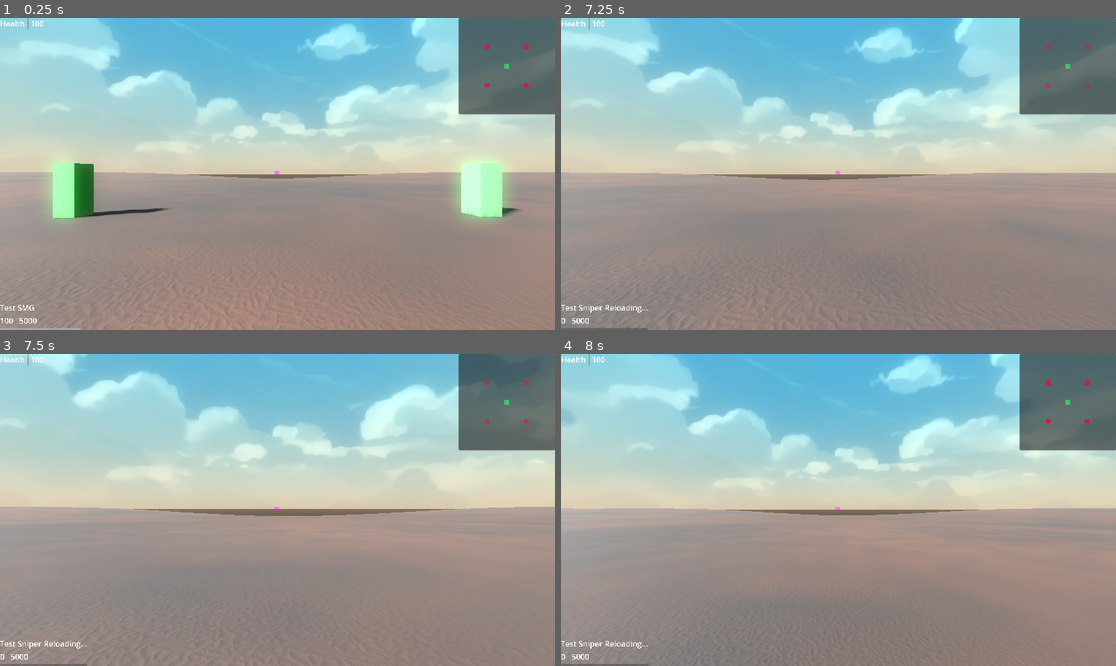
Above: before the commit, frames 1-4 (two rows, left to right).
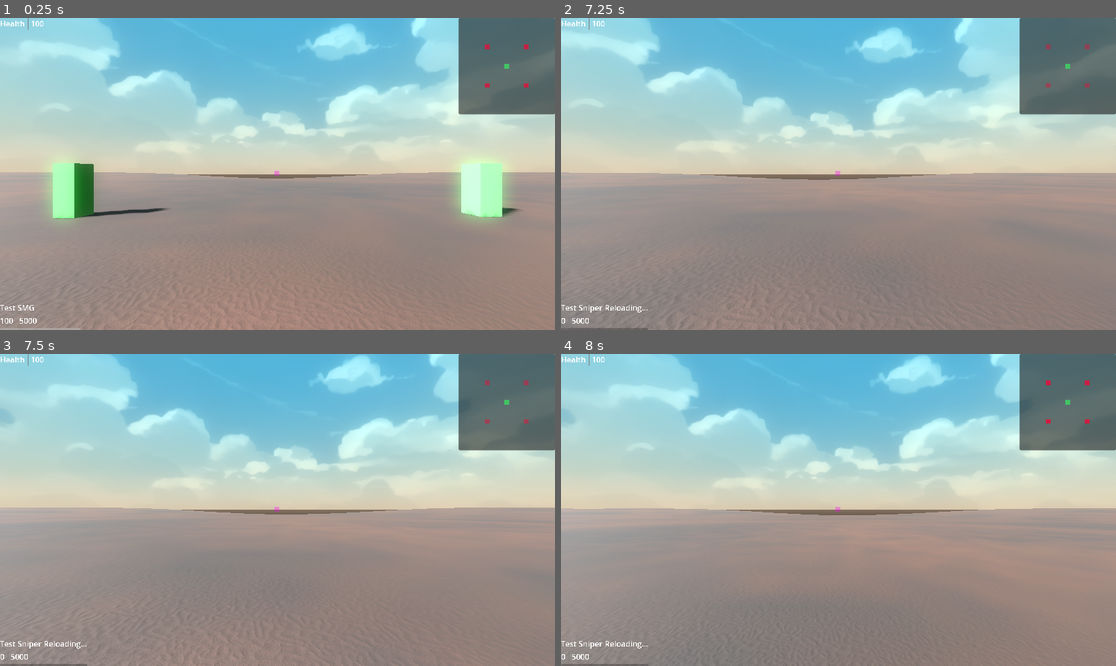
Above: after the commit, the same moments.

Repository: mabanana/FPS-Project-A
Game: Godot game, scene res://test_scene.tscn
The game is run twice, just before and just after one commit, with the same random seed, the same clock (stepped at 60 frames per second) and the same inputs.
Inputs (mouse positions are in pixels of both pictures, inside the frame that each line leads up to):
- Up to frame 1 (0.25 s): no input
- Up to frame 2 (7.25 s): tap Enter (ui_accept) at 0.5, 0.77, 1.52, 3.02, 3.77, 4.52, 6.02, 6.77 s; move the mouse to (866, 174) at 0.52 s; hold Right mouse button (right_click) 0.53-1.28 s; hold Up (ui_up) 0.53-5.78 s; tap Shift (sprint) at 0.8, 1.35, 2.3, 3.8, 5.3, 6.8 s; move the mouse to (810, 174) at 1.27 s; right-click (810, 174) at 1.55 s; move the mouse to (849, 167) at 2.02 s; hold Q (drop_equip) 2.03-2.78 s; move the mouse to (832, 180) at 2.77 s; tap 1 (hotkey_1) at 2.85 s; right-click (832, 180) at 3.05 s; move the mouse to (877, 177) at 3.52 s; hold 2 (hotkey_2) 3.53-4.28 s; tap R (reload) at 4.15 s; move the mouse to (794, 170) at 4.27 s; tap 3 (hotkey_3) at 4.35 s; right-click (794, 170) at 4.55 s; move the mouse to (844, 174) at 5.02 s; hold 4 (hotkey_4) 5.03-5.78 s; move the mouse to (816, 167) at 5.77 s; hold Right (ui_right) 5.78-6.53 s; tap E (interact) at 5.85 s; right-click (816, 167) at 6.05 s; move the mouse to (866, 174) at 6.52 s; press the mouse at (866, 174) at 6.53 s; hold Up (ui_up) from 6.53 s (still down)
- Up to frame 3 (7.5 s): keep holding Up (ui_up); move the mouse to (249, 510) at 7.27 s; release the mouse at (249, 510) at 7.28 s; right-click (249, 510) at 7.35 s
- Up to frame 4 (8 s): keep holding Up (ui_up); tap Enter (ui_accept) at 7.52 s

Frames 1-2 are identical in both runs. In frame 3, 11% of the frame differs, in the area x 0-100%, y 0-100%; in frame 4, nothing differs.

Commit message:
Add accuracy modifier to ads

Diff:
--- a/gun_slot.gd
+++ b/gun_slot.gd
@@ -41,7 +41,10 @@
 func shoot():
 	shoot_cd.reset_cd(UNIT / active_gun.metadata.fire_rate)
 	for i in range(core.inventory.active_gun.metadata.pellet_count):
-		var query = cast_ray_towards_mouse(active_gun.metadata.accuracy)
+		var acc = active_gun.metadata.accuracy
+		if core.player.is_ads:
+			acc = MAX_ACCURACY - (MAX_ACCURACY - active_gun.metadata.accuracy) / active_gun.metadata.zoom
+		var query = cast_ray_towards_mouse(acc)
 		var result = get_world_3d().direct_space_state.intersect_ray(query)
 		if result:
 			_add_bullet_hole(result.position)
--- a/player.gd
+++ b/player.gd
@@ -157,6 +157,9 @@
 func set_ads(boo: bool):
 	if core.player.is_ads == boo:
 		return
+	if !(is_as(PlayerModel.ActionState.triggering) or is_as(PlayerModel.ActionState.idling)):
+		core.player.is_ads = false
+		return
 	print("Aiming down sights set to " + ("true" if boo else "false"))
 	core.player.is_ads = boo
 	core_changed.emit(contexts.none, null)
